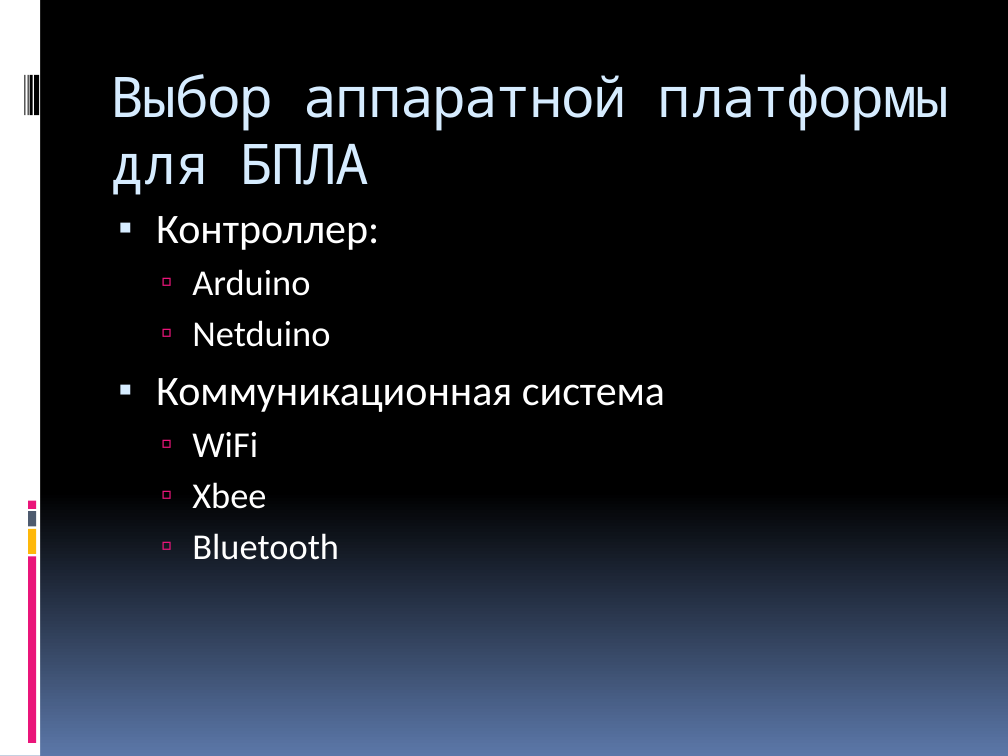
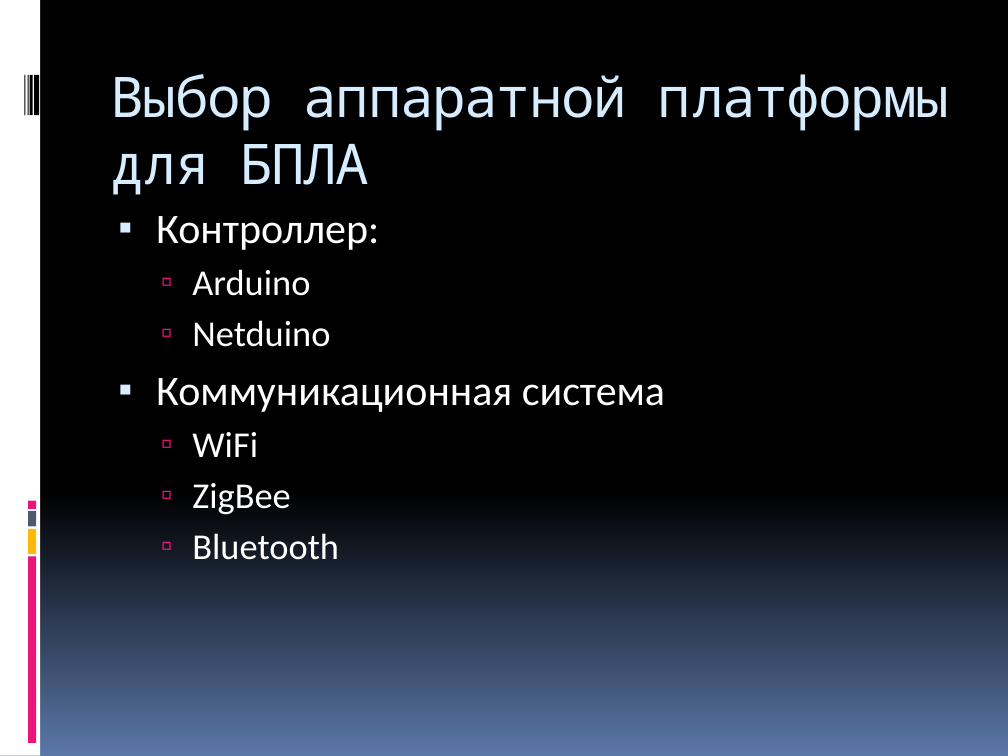
Before and after one commit to yaceq/quadro-xds, a slide deck: slide 12 of Docs/Medias2012.pptx (slide 22 before the commit). Drawn at 1008x756 pixels with LibreOffice and Linux fonts; fonts in the diff are those of the drawing. Boxes give left, top, right and bottom in pixels: in the first picture for what was removed or moved away, otherwise in the second. Text is boxed around its words. In the diff, an @@ line names an element or a change of style, - is before the commit and + after.

```diff
--- a/Docs/Medias2012.pptx
+++ b/Docs/Medias2012.pptx
@@ text at [192, 483, 290, 515]: text changed @@
-  ▫ Xbee
+  ▫ ZigBee
```
Also in this commit, not shown: 2 other slides changed, 6 other files.
